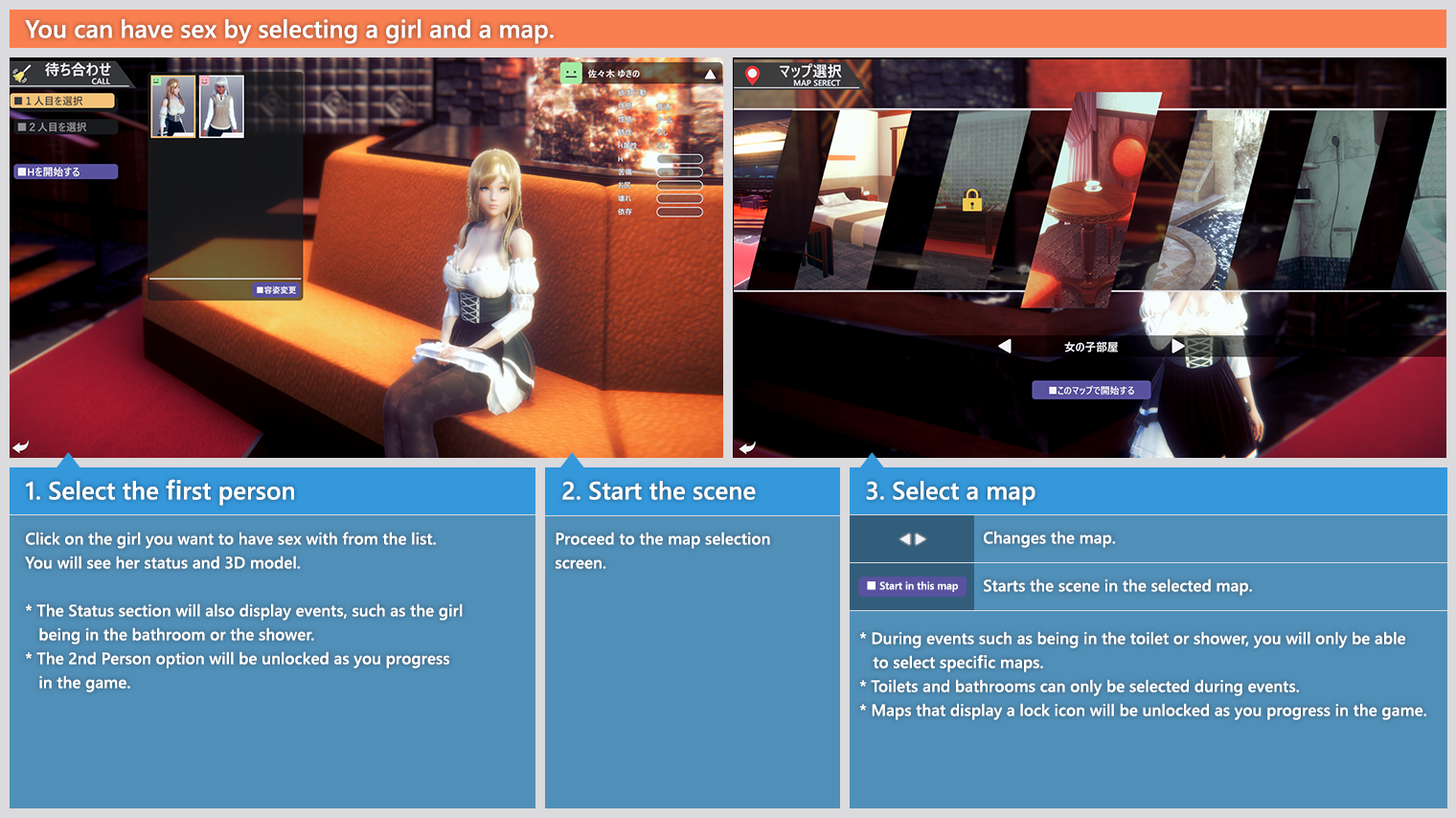
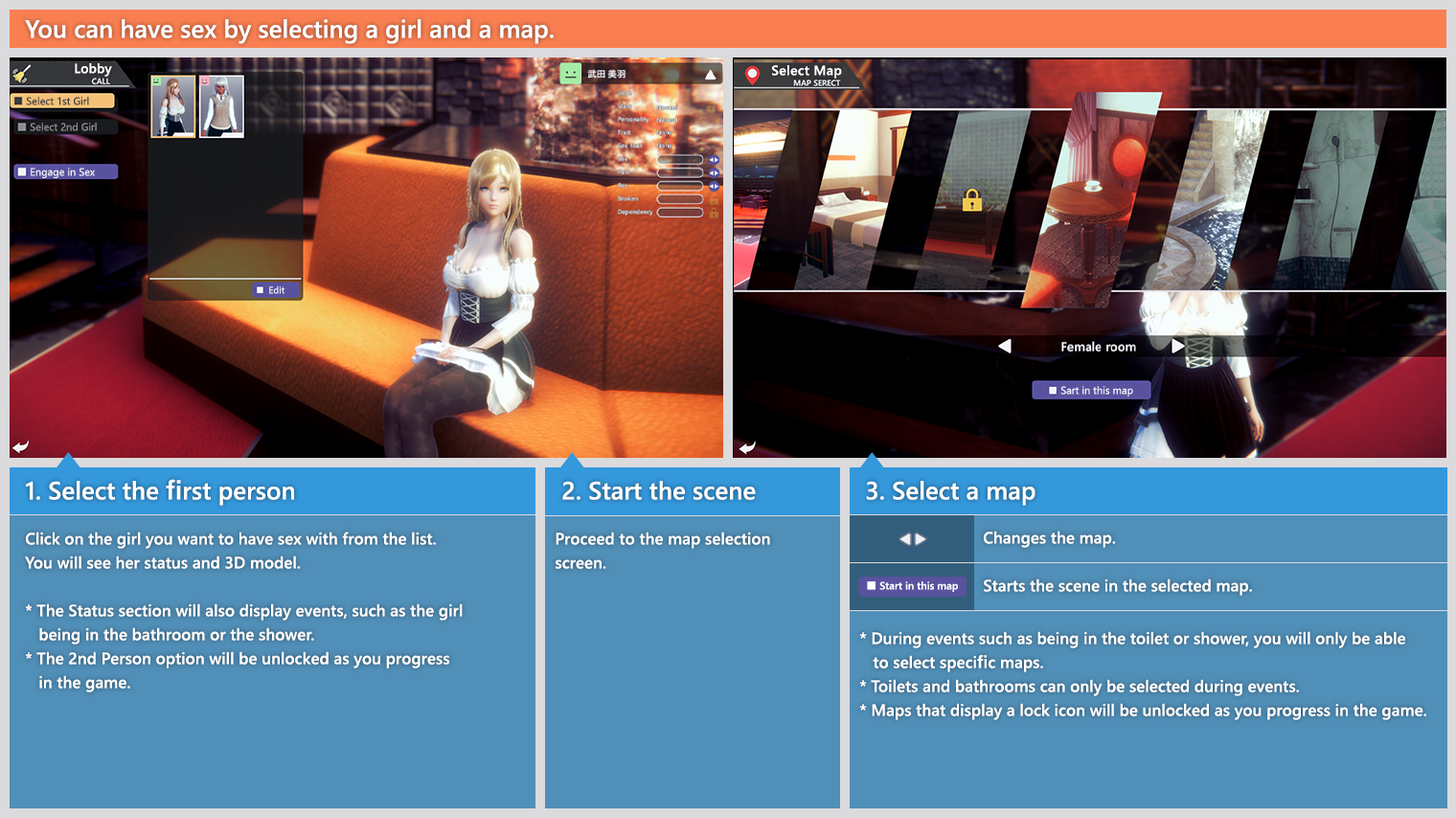
Two versions of the same layered image (1456x818). Layer-by-layer changes:
added group "GAME SCREEN 1" with 14 layers in group "EDIT" over [24, 59, 724, 296]
added group "FOREGROUND" (1st of 2, in "EDIT" › "GAME SCREEN 1") with 1 layers in group "GAME SCREEN 1" over [553, 59, 724, 225]
added layer "Stats Menu" in group "FOREGROUND" over [553, 59, 724, 225]
added group "TEXT" (1st of 3, in "EDIT" › "GAME SCREEN 1") with 5 layers in group "GAME SCREEN 1" over [25, 63, 285, 295]
added group "BKG" (1st of 3, in "EDIT" › "GAME SCREEN 1") with 5 layers in group "GAME SCREEN 1" over [24, 62, 297, 296]
added layer "Lobby" (2nd of 2, in "EDIT" › "GAME SCREEN 1" › "BKG") in group "BKG" over [43, 62, 115, 78]
added layer "Select 2nd Girl" (2nd of 2, in "EDIT" › "GAME SCREEN 1" › "BKG") in group "BKG" over [28, 120, 97, 133]
added layer "Select 1st Girl" (2nd of 2, in "EDIT" › "GAME SCREEN 1" › "BKG") in group "BKG" over [24, 94, 90, 107]
added layer "Engage in Sex" (2nd of 2, in "EDIT" › "GAME SCREEN 1" › "BKG") in group "BKG" over [27, 165, 95, 178]
added group "GAME SCREEN 2" with 8 layers in group "EDIT" over [769, 61, 1146, 397]
added group "FOREGROUND" (2nd of 2, in "EDIT" › "GAME SCREEN 2") with 1 layers in group "GAME SCREEN 2" over [1054, 336, 1146, 357]
added layer "Female Room" in group "FOREGROUND" over [1054, 336, 1146, 357]
added group "TEXT" (2nd of 3, in "EDIT" › "GAME SCREEN 2") with 2 layers in group "GAME SCREEN 2" over [772, 65, 1134, 397]
added layer "Select Map" (1st of 2, in "EDIT" › "GAME SCREEN 2" › "TEXT") in group "TEXT" over [772, 65, 843, 79]
added layer "Sart in this map" in group "TEXT" over [1060, 386, 1134, 397]
added group "BKG" (2nd of 3, in "EDIT" › "GAME SCREEN 2") with 2 layers in group "GAME SCREEN 2" over [769, 61, 1139, 397]
added layer "Select Map" (2nd of 2, in "EDIT" › "GAME SCREEN 2" › "BKG") in group "BKG" over [769, 61, 847, 82]
added layer "Start in this map" in group "BKG" over [1057, 384, 1137, 397]
…and 6 more changes (6 added)
